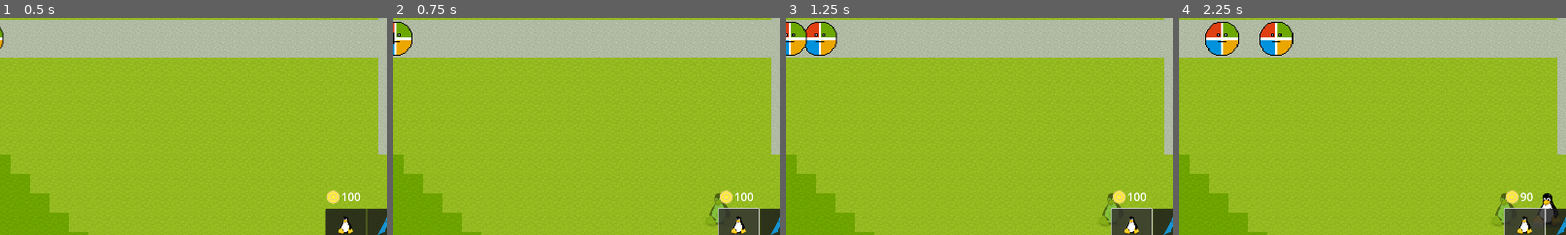
Above: before the commit, frames 1-4 (left to right).
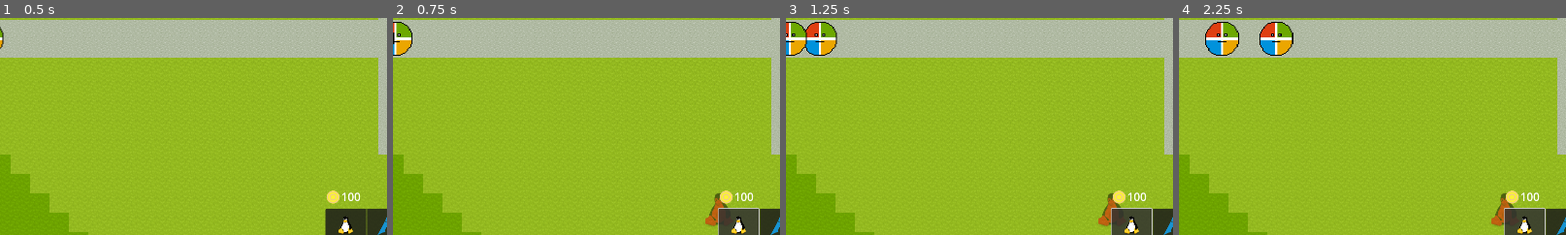
Above: after the commit, the same moments.

Repository: martin-coding/godot-os-war
Game: Godot game, scene res://main.tscn
Same seed, same stepped clock (60 frames per second), same inputs: the game is played once before the commit and once after it. The engine's default icon, where the game draws it, is replaced by a stand-in: a white triangle on a blue panel in a dark square.
Inputs (mouse positions are % of the whole screen's width and height, from its top left):
- Up to frame 1 (0.5 s): no input
- Up to frame 2 (0.75 s): click (46, 94) at 0.5 s
- Up to frame 3 (1.25 s): no input
- Up to frame 4 (2.25 s): click (51, 94) at 1.25 s; click (46, 94) at 2 s
The pictures show only the part of the screen within x 1-51%, y 45-95%; the shares and areas given below are measured in that part.

Frame 1 is identical in both runs. In frame 2, 0.3% of the frame differs, in the area x 80-86%, y 83-96%; in frame 3, 0.3%; in frame 4, 0.8%, in the area x 80-98%, y 80-96%.

Commit message:
make it such that the tower placement cannot happen while hovered over UI

Diff:
--- a/entities/ui/game_ui.tscn
+++ b/entities/ui/game_ui.tscn
@@ -1,7 +1,8 @@
-[gd_scene load_steps=6 format=3 uid="uid://c5bpm1i4e17tu"]
+[gd_scene load_steps=7 format=3 uid="uid://c5bpm1i4e17tu"]
 
-[ext_resource type="PackedScene" uid="uid://deuhw3whq8lk5" path="res://entities/ui/towerbutton.tscn" id="1_77xj1"]
+[ext_resource type="Script" path="res://scripts/ui/towers_panel.gd" id="1_x58qh"]
 [ext_resource type="PackedScene" uid="uid://cxhkiae15b8lv" path="res://entities/tower/speed_tower.tscn" id="2_cya8s"]
+[ext_resource type="PackedScene" uid="uid://deuhw3whq8lk5" path="res://entities/ui/tower_button.tscn" id="2_h3r6b"]
 [ext_resource type="Script" path="res://scripts/ui/healthui.gd" id="2_y5457"]
 [ext_resource type="PackedScene" uid="uid://c5ouqw68u8sy3" path="res://entities/ui/money_ui.tscn" id="3_15x11"]
 
@@ -11,22 +12,23 @@
 
 [node name="GameUI" type="CanvasLayer"]
 
-[node name="Panel" type="Panel" parent="."]
+[node name="TowersPanel" type="Panel" parent="."]
 offset_left = 828.0
 offset_top = 962.0
 offset_right = 1228.0
 offset_bottom = 1059.0
+script = ExtResource("1_x58qh")
 metadata/_edit_group_ = true
 
-[node name="HBoxContainer" type="HBoxContainer" parent="Panel"]
+[node name="HBoxContainer" type="HBoxContainer" parent="TowersPanel"]
 layout_mode = 0
 offset_right = 400.0
 offset_bottom = 50.0
 
-[node name="TowerButton" parent="Panel/HBoxContainer" instance=ExtResource("1_77xj1")]
+[node name="TowerButton" parent="TowersPanel/HBoxContainer" instance=ExtResource("2_h3r6b")]
 layout_mode = 2
 
-[node name="TowerButton2" parent="Panel/HBoxContainer" instance=ExtResource("1_77xj1")]
+[node name="TowerButton2" parent="TowersPanel/HBoxContainer" instance=ExtResource("2_h3r6b")]
 layout_mode = 2
 tower_class_reference = ExtResource("2_cya8s")
 
@@ -45,3 +47,6 @@
 offset_top = 913.0
 offset_right = 899.0
 offset_bottom = 953.0
+
+[connection signal="mouse_entered" from="TowersPanel" to="TowersPanel" method="_on_mouse_entered"]
+[connection signal="mouse_exited" from="TowersPanel" to="TowersPanel" method="_on_mouse_exited"]
--- a/entities/ui/towerbutton.tscn
+++ b/entities/ui/tower_button.tscn
@@ -59,3 +59,5 @@
 text = "50"
 
 [connection signal="button_up" from="." to="." method="_on_button_up"]
+[connection signal="mouse_entered" from="." to="." method="_on_mouse_entered"]
+[connection signal="mouse_exited" from="." to="." method="_on_mouse_exited"]
--- a/main.gd
+++ b/main.gd
@@ -2,6 +2,8 @@
 
 var health: int = 100
 var money: int = 100
+
+var b_in_ui = false
 @onready var enemy = preload("res://entities/enemy.tscn")
 @onready var healthLbl = get_node("UI Control/Health")
 @onready var spawners: Array = get_tree().get_nodes_in_group("spawn_location")
@@ -12,6 +14,7 @@
 func _ready():
 	eventmanager.connect("on_player_take_damage", _on_damage_player)
 	eventmanager.connect("on_buy_tower", _on_buy_tower)
+	eventmanager.connect("on_player_hover_ui", on_player_hover_ui)
 
 	emit_signal("player_money_update", money)
 	for spawner in spawners:
@@ -23,6 +26,9 @@
 func _on_buy_tower(price) -> void:
 	money -= price
 	emit_signal("player_money_update", money)
+
+func on_player_hover_ui(b_is_in_ui) -> void:
+	b_in_ui = b_is_in_ui
 
 func _on_timer_timeout():
 	for spawner in spawners:
@@ -37,6 +43,9 @@
 func get_money() -> int:
 	return money
 
+func is_player_in_ui() -> bool:
+	return b_in_ui
+
 func _on_damage_player(value) -> void:
 	health -= value
 	emit_signal("player_health_update")
--- a/scripts/autoload/eventmanager.gd
+++ b/scripts/autoload/eventmanager.gd
@@ -3,6 +3,7 @@
 signal on_player_take_damage(amount : float)
 signal tower_button_pressed(towerButton)
 signal on_buy_tower(price)
+signal on_player_hover_ui(b_is_hovered)
 
 func broadcast_player_take_damage(amount):
 	emit_signal("on_player_take_damage", amount)
@@ -12,3 +13,6 @@
 
 func broadcast_buy_tower(price):
 	emit_signal("on_buy_tower", price)
+
+func broadcast_hover_ui(b_is_hovered):
+	emit_signal("on_player_hover_ui", b_is_hovered)
--- a/scripts/ghost_cursor.gd
+++ b/scripts/ghost_cursor.gd
@@ -28,7 +28,8 @@
 
 func _physics_process(delta):
 	var collisions = collision_area.get_overlapping_areas()
-	if collisions:
+	var b_in_ui = helper.get_game().is_player_in_ui()
+	if collisions or b_in_ui:
 		b_can_place = false
 	else:
 		b_can_place = true
--- a/scripts/ui/towerbutton.gd
+++ b/scripts/ui/towerbutton.gd
@@ -40,3 +40,11 @@
 
 func get_cost():
 	return price
+
+
+func _on_mouse_entered():
+	eventmanager.broadcast_hover_ui(true)
+
+
+func _on_mouse_exited():
+	eventmanager.broadcast_hover_ui(false)
--- /dev/null
+++ b/scripts/ui/towers_panel.gd
@@ -0,0 +1,8 @@
+extends Panel
+
+func _on_mouse_entered():
+	eventmanager.broadcast_hover_ui(true)
+
+
+func _on_mouse_exited():
+	eventmanager.broadcast_hover_ui(false)
Not shown: 4 places in entities/ui/tower_button.tscn that only renumber resources
